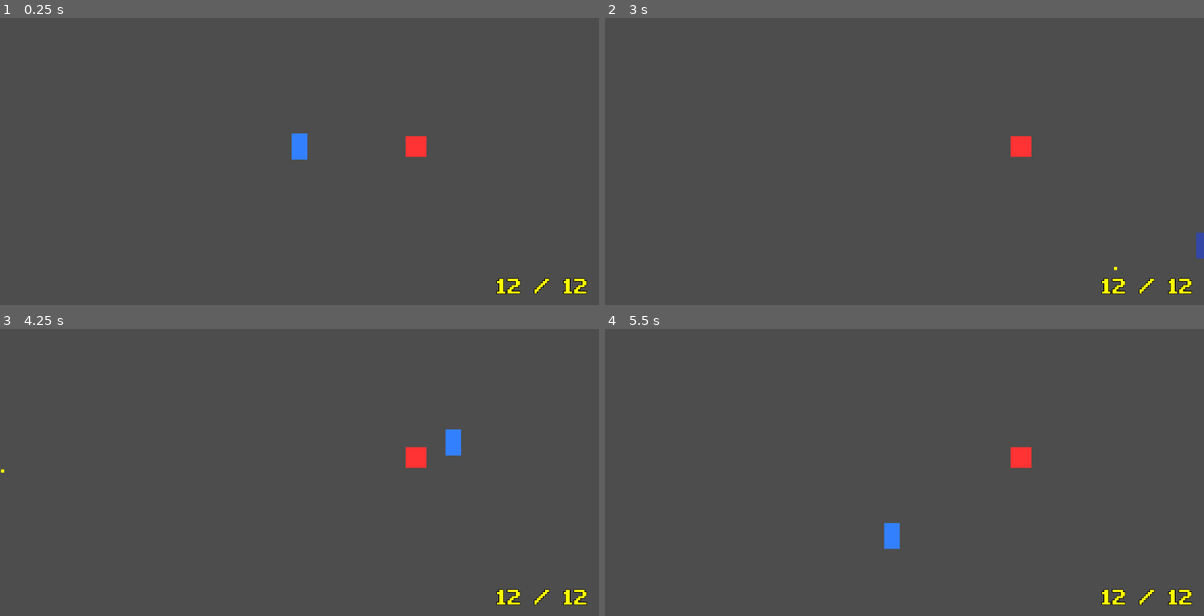
Above: before the commit, frames 1-4 (two rows, left to right).
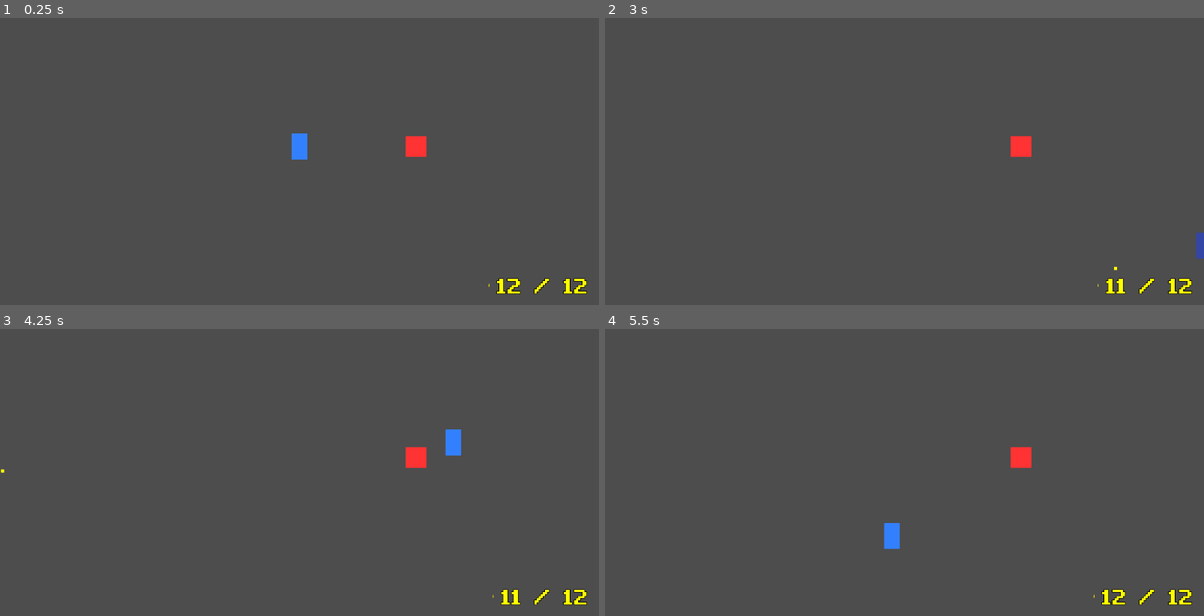
Above: after the commit, the same moments.

Repository: Michael-B-Li/game-jam
Game: Godot game, scene res://player/gun_test.tscn
The game is run twice, just before and just after one commit, with the same random seed, the same clock (stepped at 60 frames per second) and the same inputs.
Inputs (mouse positions are in pixels of both pictures, inside the frame that each line leads up to):
- Up to frame 1 (0.25 s): no input
- Up to frame 2 (3 s): tap Enter at 0.5 s; move the mouse to (1036, 129) at 0.52 s; hold D (move_right) 0.53-1.28 s; tap Q (glitch_1) at 0.6 s; move the mouse to (784, 164) at 1.27 s; hold S (move_down) 1.28-2.03 s; tap E (glitch_2) at 1.35 s; move the mouse to (964, 72) at 2.02 s; hold D (move_right) 2.03-2.78 s; tap F (glitch_3) at 2.1 s; tap Space at 2.75 s; move the mouse to (874, 213) at 2.77 s; hold W (move_up) from 2.78 s (still down); tap Z (glitch_4) at 2.85 s
- Up to frame 3 (4.25 s): move the mouse to (479, 506) at 3.52 s; release W (move_up) at 3.53 s; hold A (move_left) from 3.53 s (still down); tap X (glitch_5) at 3.6 s; tap R (reload) at 4.15 s
- Up to frame 4 (5.5 s): move the mouse to (724, 406) at 4.27 s; tap C (glitch_6) at 4.35 s; move the mouse to (934, 458) at 5.02 s; release A (move_left) at 5.03 s; press the mouse at (934, 458) at 5.03 s; hold S (move_down) from 5.03 s (still down)

The runs differ from the first frame. In frame 1, less than 0.1% of the frame differs, in the area x 81-82%, y 92-94%; in frame 2, 0.2%, in the area x 82-87%, y 90-97%; in frame 3, 0.2%; in frame 4, less than 0.1%.
Error before the commit: Invalid call. Nonexistent function 'has' in base 'Area2D (player.gd)'. (res://ui/ammo_display.gd:18)

Commit message:
fixed bullet UI

Diff:
--- a/player/player.gd
+++ b/player/player.gd
@@ -3,6 +3,7 @@
 # Preload glitch system
 const Glitch = preload("res://glitches/glitch.gd")
 const GlitchController = preload("res://glitches/glitch_controller.gd")
+const GlitchTypes = preload("res://glitches/glitch_types.gd")
 
 signal hit
 @export var speed = 400
@@ -12,7 +13,9 @@
 
 # Called when the node enters the scene tree for the first time.
 func _ready() -> void:
+	print("Player _ready() called")
 	screen_size = get_viewport_rect().size
+	print("Screen size: ", screen_size)
 
 	# Add to player group for UI and other systems to find
 	add_to_group("player")
@@ -36,12 +39,15 @@
 
 	# Add all available guns
 	gun_controller.available_guns = GunPresets.get_all_guns()
-	gun_controller.current_gun = gun_controller.available_guns[0]
+	if gun_controller.available_guns.size() > 0:
+		gun_controller.current_gun = gun_controller.available_guns[0]
 
-	# Initialize ammo after guns are set (in case _ready() already ran)
-	gun_controller.initialize_ammo()
+		# Initialize ammo after guns are set (in case _ready() already ran)
+		gun_controller.initialize_ammo()
 
-	print("Gun controller setup complete. Current gun: ", gun_controller.current_gun.gun_name)
+		print("Gun controller setup complete. Current gun: ", gun_controller.current_gun.gun_name)
+	else:
+		push_error("No guns available! GunPresets.get_all_guns() returned empty array.")
 
 	# Connect gun signals for UI updates (optional)
 	gun_controller.gun_switched.connect(_on_gun_switched)
@@ -64,32 +70,31 @@
 func _process(delta):
 	var velocity = Vector2.ZERO
 	if Input.is_action_pressed("move_right"):
-		print('Player moving right')
 		velocity.x += 1
 	if Input.is_action_pressed("move_left"):
-		print('Player moving left')
 		velocity.x -= 1
 	if Input.is_action_pressed("move_down"):
-		print('Player moving down')
 		velocity.y += 1
 	if Input.is_action_pressed("move_up"):
-		print('Player moving up')
 		velocity.y -= 1
 
 	if velocity.length() > 0:
 		velocity = velocity.normalized() * speed
-		$AnimatedSprite2D.play()
+		if has_node("AnimatedSprite2D"):
+			$AnimatedSprite2D.play()
 	else:
-		$AnimatedSprite2D.stop()
+		if has_node("AnimatedSprite2D"):
+			$AnimatedSprite2D.stop()
 	position += velocity * delta
 	position = position.clamp(Vector2.ZERO, screen_size)
-	if velocity.x != 0:
-		$AnimatedSprite2D.animation = "walk"
-		$AnimatedSprite2D.flip_v = false
-		$AnimatedSprite2D.flip_h = velocity.x < 0
-	elif velocity.y != 0:
-		$AnimatedSprite2D.animation = "up"
-		$AnimatedSprite2D.flip_v = velocity.y > 0
+	if has_node("AnimatedSprite2D"):
+		if velocity.x != 0:
+			$AnimatedSprite2D.animation = "walk"
+			$AnimatedSprite2D.flip_v = false
+			$AnimatedSprite2D.flip_h = velocity.x < 0
+		elif velocity.y != 0:
+			$AnimatedSprite2D.animation = "up"
+			$AnimatedSprite2D.flip_v = velocity.y > 0
 
 func _on_player_body_entered(_body: Node2D):
 	hide()
--- a/ui/ammo_display.gd
+++ b/ui/ammo_display.gd
@@ -11,39 +11,61 @@
 var player: Node2D = null
 
 func _ready() -> void:
-	# Find player
+	# Find player - wait a bit for player to initialize
 	await get_tree().process_frame
+	await get_tree().process_frame  # Wait extra frame for gun controller to be set up
 	player = get_tree().get_first_node_in_group("player")
 
-	if player and player.has("gun_controller"):
-		# Connect to gun controller signals
-		player.gun_controller.ammo_changed.connect(_on_ammo_changed)
-		player.gun_controller.gun_switched.connect(_on_gun_switched)
+	if not player:
+		push_warning("AmmoDisplay: Player not found in 'player' group")
+		return
 
-		# Set initial ammo display
-		if player.gun_controller.current_gun:
-			var current_ammo = player.gun_controller.gun_ammo.get(player.gun_controller.current_gun, -1)
-			if current_ammo >= 0:
-				update_ammo_display(current_ammo, player.gun_controller.current_gun.ammo_capacity)
-			else:
-				ammo_label.text = "∞"  # Infinite ammo
+	# Try to access gun_controller - it should exist if player script ran
+	if player.has_method("get") and player.get("gun_controller"):
+		var gun_ctrl = player.get("gun_controller")
+		if gun_ctrl:
+			_setup_gun_controller(gun_ctrl)
+	else:
+		# Fallback: try direct access
+		var gun_ctrl = player.gun_controller if "gun_controller" in player else null
+		if gun_ctrl:
+			_setup_gun_controller(gun_ctrl)
+		else:
+			push_warning("AmmoDisplay: gun_controller not found on player")
 
-		# Load bullet texture
-		if bullet_icon:
-			bullet_icon.texture = BULLET_TEXTURE
+func _setup_gun_controller(gun_ctrl) -> void:
+	# Connect to gun controller signals
+	gun_ctrl.ammo_changed.connect(_on_ammo_changed)
+	gun_ctrl.gun_switched.connect(_on_gun_switched)
+
+	# Set initial ammo display
+	if gun_ctrl.current_gun:
+		var current_ammo = gun_ctrl.gun_ammo.get(gun_ctrl.current_gun, -1)
+		if current_ammo >= 0:
+			update_ammo_display(current_ammo, gun_ctrl.current_gun.ammo_capacity)
+		else:
+			ammo_label.text = "∞"  # Infinite ammo
+
+	# Load bullet texture
+	if bullet_icon:
+		bullet_icon.texture = BULLET_TEXTURE
 
 func _on_ammo_changed(current: int, max_ammo: int) -> void:
 	update_ammo_display(current, max_ammo)
 
 func _on_gun_switched(gun) -> void:
-	if player and player.has("gun_controller"):
-		var current_ammo = player.gun_controller.gun_ammo.get(gun, -1)
-		if current_ammo >= 0:
-			update_ammo_display(current_ammo, gun.ammo_capacity)
-		else:
-			ammo_label.text = "∞"
+	if player:
+		var gun_ctrl = player.gun_controller if "gun_controller" in player else null
+		if gun_ctrl:
+			var current_ammo = gun_ctrl.gun_ammo.get(gun, -1)
+			if current_ammo >= 0:
+				update_ammo_display(current_ammo, gun.ammo_capacity)
+			else:
+				ammo_label.text = "∞"
 
 func update_ammo_display(current: int, max_ammo: int) -> void:
+	if not ammo_label:
+		return
 	ammo_label.text = str(current) + " / " + str(max_ammo)
 
 	# Change color based on ammo level
